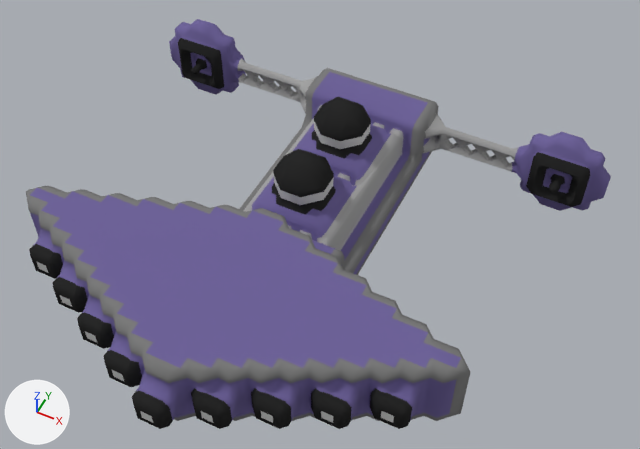
Renders of the OBJ model src/jsMain/resources/meshes/usa-5-iowa-class.obj from each side of a commit.
Camera for both pictures: a camera (50 mm lens) standing at (26.5, -45.6, 65.3) and looking at (2.7, 1.9, 5.9). The lights are fixed; the arrows at lower left show +X, +Y and +Z. Where no turn or scale is listed for an object, it has been applied to the vertices.

In view in the first picture: 'usa-5-iowa-class'.
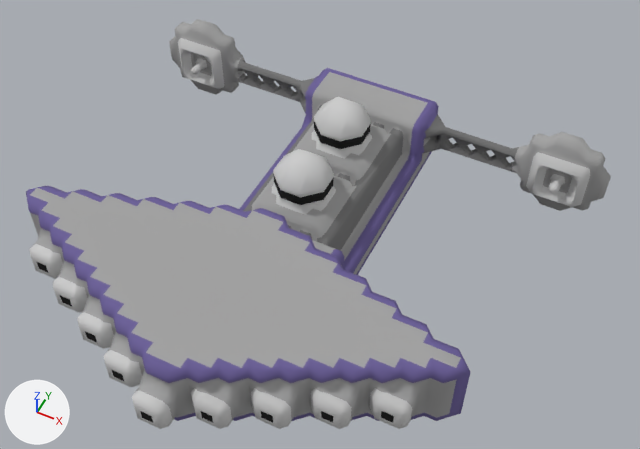
Changed parts and their boxes (x1, y1, x2, y2) in the pictures (640 x 449 px; the box of a moved part takes in the faces that stretch with it):
part 1 of me_usa_5_iowa_class, moved or reshaped: before (291, 81, 441, 230); after (272, 81, 328, 202)
part 2 of me_usa_5_iowa_class, moved or reshaped: before (182, 51, 193, 80); after (182, 51, 214, 85)
part 3 of me_usa_5_iowa_class, moved or reshaped: before (533, 168, 549, 196); after (533, 184, 543, 196)
part 4 of me_usa_5_iowa_class, surface changed: (26, 20, 611, 429) in both

What changed in the scene script:
```text
Change me_usa_5_iowa_class:
    used by ob_usa_5_iowa_class; location = (0.0, 0.0, 0.0)
    remove me_usa_5_iowa_class.from_pydata(...)  # 2080 vertices, 3798 faces; spans x -24.5..24.5, y -21.5..21.5, z 0.0..11.0
    add me_usa_5_iowa_class.from_pydata(...)  # 2077 vertices, 3792 faces; spans x -24.5..24.5, y -21.5..21.5, z 0.0..11.0
    me_usa_5_iowa_class part 1: 3 vertices moved from x -2.0..2.0, y 2.5..10.3, z 7.2..10.0 to x -1.7..1.0, y 2.0..10.5, z 7.2..10.5; 8 vertices removed from x -7.5..7.0, y -5.0..20.0, z 1.0..10.5; 5 vertices added at x -7.0..-0.8, y 0.3..20.5, z 3.5..7.2
    me_usa_5_iowa_class part 2: 3 vertices removed from x -21.0..-19.0, y 18.0, z 3.0..6.0; 3 vertices added at x -21.5..-18.5, y 18.0, z 3.5..5.5
    me_usa_5_iowa_class part 3: 2 vertices removed from x 19.0, y 18.0, z 3.0..6.0; 2 vertices added at x 18.5..20.0, y 18.0..21.0, z 3.5..5.0
    me_usa_5_iowa_class part 4: 3385 kept faces spanning x -24.5..24.5, y -21.5..21.5, z 0.0..11.0 get new texture (UV) coordinates
```
